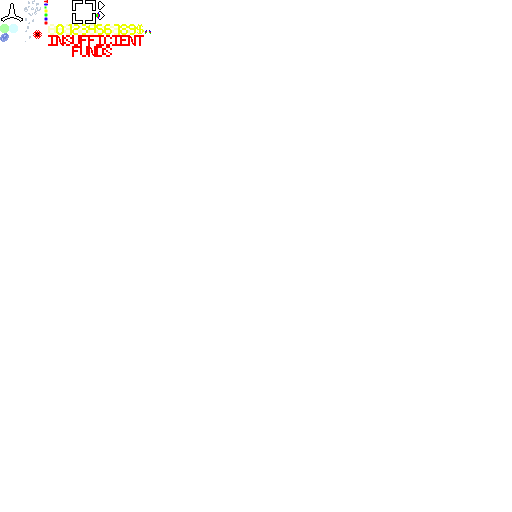
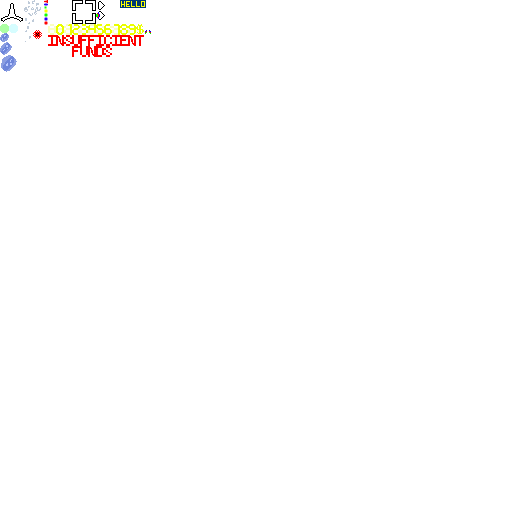
Two versions of the same layered image (512×512). Layer-by-layer changes:
painted on "Background" over [0, 0, 146, 72]
